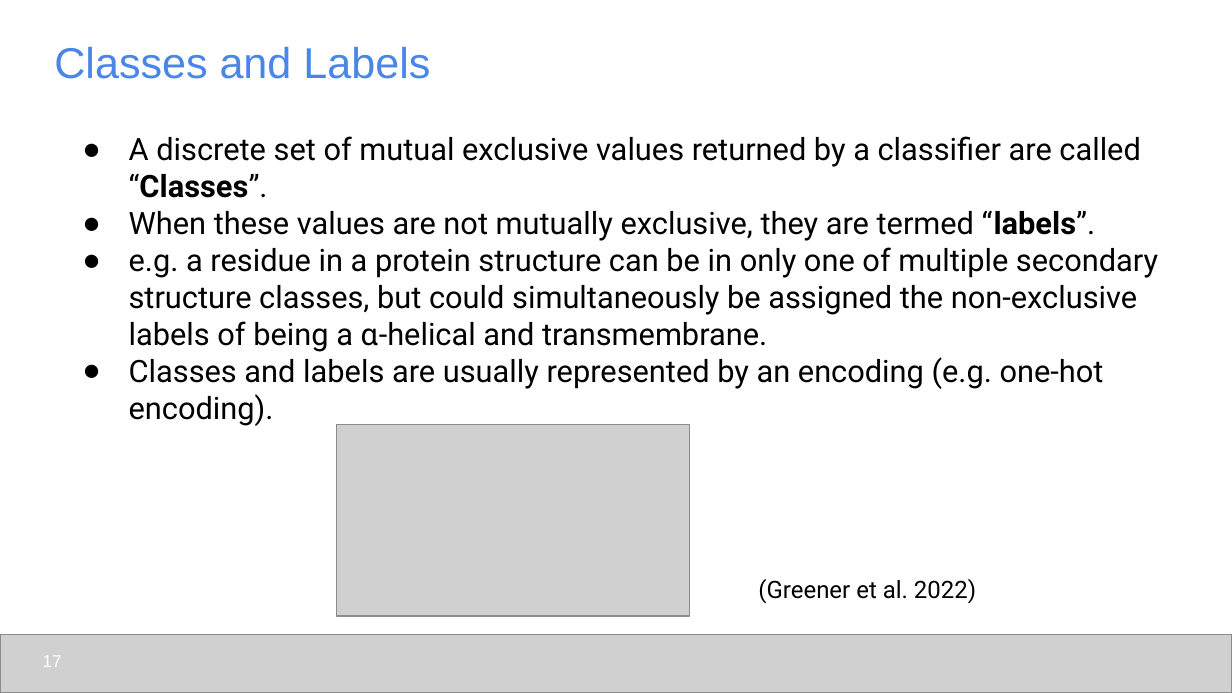
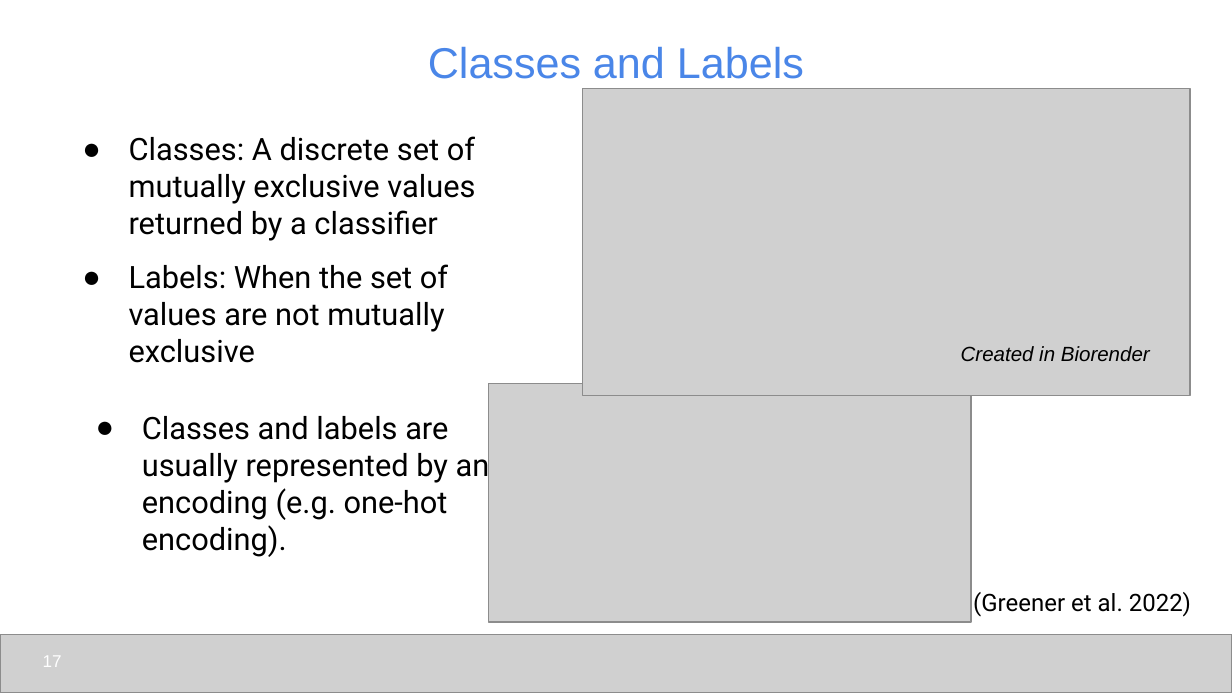
Before and after one commit to udel-cbcb/al_ml_workshop, a slide deck: slide 17 of Day_1/Lectures/Day_1_Lecture_1_Introduction_to_Artificial_Intelligence_and_Machine_Learning.pptx. Drawn at 1232x693 pixels with LibreOffice and Linux fonts; fonts in the diff are those of the drawing; grey boxes stand for pictures. Boxes give left, top, right and bottom in pixels: in the first picture for what was removed or moved away, otherwise in the second. Text is boxed around its words. In the diff, an @@ line names an element or a change of style, - is before the commit and + after.

```diff
--- a/Day_1/Lectures/Day_1_Lecture_1_Introduction_to_Artificial_Intelligence_and_Machine_Learning.pptx
+++ b/Day_1/Lectures/Day_1_Lecture_1_Introduction_to_Artificial_Intelligence_and_Machine_Learning.pptx
@@ title "Classes and Labels" at box(428, 46, 804, 79): alignment left to centre @@
@@ picture added at box(583, 89, 1190, 395) @@
@@ text removed at box(129, 136, 1158, 426) @@
-● A discrete set of mutual exclusive values returned by a classifier are called “Classes”.
-● When these values are not mutually exclusive, they are termed “labels”.
-● e.g. a residue in a protein structure can be in only one of multiple secondary structure classes, but could simultaneously be assigned the non-exclusive labels of being a ɑ-helical and transmembrane.
-● Classes and labels are usually represented by an encoding (e.g. one-hot encoding).
@@ text added at box(129, 136, 475, 363), 18 pt, text #000000 @@
+● Classes: A discrete set of mutually exclusive values returned by a classifier
+● Labels: When the set of values are not mutually exclusive
@@ text added at box(961, 346, 1150, 361), 12 pt, text #000000, italic @@
+Created in Biorender
@@ picture added at box(489, 384, 972, 622) @@
@@ text added at box(142, 416, 490, 557), 18 pt, text #000000 @@
+● Classes and labels are usually represented by an encoding (e.g. one-hot encoding).
@@ picture removed at box(336, 425, 689, 616) @@
@@ text "(Greener et al. 2022)": place and size @@
-text "(Greener et al. 2022)" at box(758, 579, 976, 604)
+text "(Greener et al. 2022)" at box(973, 592, 1191, 617)
```
Also in this commit, not shown: 21 other slides changed, 2 slides added, 3 slides removed, 2 other files.
